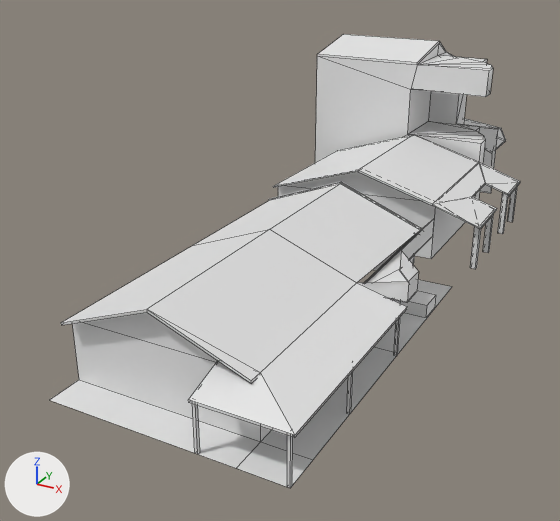
Before and after pictures for a commit that changed the Blender file Assets/praça das aguas/predios/conjunto casa9.blend.
Camera for both pictures: a camera (50 mm lens) standing at (11.5, -17.3, 12.8) and looking at (-2.0, 7.3, 0.5). The axes (+X, +Y, +Z) are drawn at lower left. The lights are the same throughout. Mesh edges are drawn as thin lines. Materials are left out; every surface is plain grey.
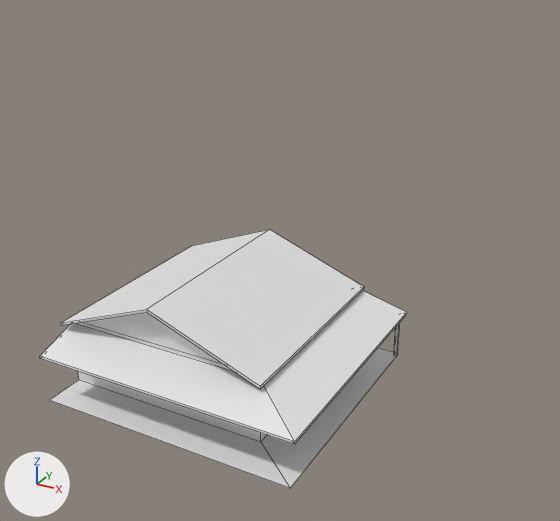
Boxes [x1, y1, x2, y2] around the edits, measured in the pictures (560 x 521 px; the box of a moved part takes in the faces that stretch with it):
'Cube', reshaped: before [50, 230, 408, 488]; after [40, 230, 407, 488]
'Cube.003', hidden: before [315, 34, 506, 199]
'Cube.001', hidden: before [192, 182, 452, 353]
'Cube.002', hidden: before [273, 134, 520, 269]
part 1 of me_cube_001, deleted: before [192, 404, 200, 454]
part 2 of me_cube_001, deleted: before [347, 372, 353, 414]
part 3 of me_cube_001, moved or reshaped: before [50, 230, 408, 488]; after [40, 230, 407, 488]

Edits to the bpy script that builds the scene:
```text
Change me_cube_001:
    used by ob_cube; location = (0.0, 0.0, 0.0)
    remove me_cube_001.from_pydata(...)  # 64 vertices, 40 faces; spans x -3.1..4.78, y -4.32..2.99, z 0.37..3.66
    add me_cube_001.from_pydata(...)  # 40 vertices, 25 faces; spans x -3.1..4.78, y -4.32..2.99, z 0.37..3.66
    me_cube_001 part 1: the loose piece of 8 vertices spanning x 1.87..1.96, y -4.21..-4.12, z 0.37..2.03 is deleted
    me_cube_001 part 2: the loose piece of 8 vertices spanning x 4.53..4.62, y -0.75..-0.66, z 0.37..2.03 is deleted
    me_cube_001 part 3
    25 vertices are removed from x 1.84..4.78, y -4.32..2.99, z 0.37..2.89
    25 faces are deleted
    7 vertices move from x -3.1..4.62, y -3.42..2.89, z 2.03..2.47 to x -3.1..4.62, y -3.42..2.89, z 1.83..2.4
    12 vertices are added at x -3.1..4.78, y -4.32..2.99, z 1.78..2.4
    5 new vertices lie (0.0, 0.0, 0.08) away from vertices in x -3.1..4.78, y -4.32..2.99, z 1.78..2.21
    18 new faces join them
Change ob_cube_003:
    add ob_cube_003.hide_viewport = True
Change ob_cube_002:
    add ob_cube_002.hide_viewport = True
Change ob_cube_001:
    add ob_cube_001.hide_viewport = True
```
